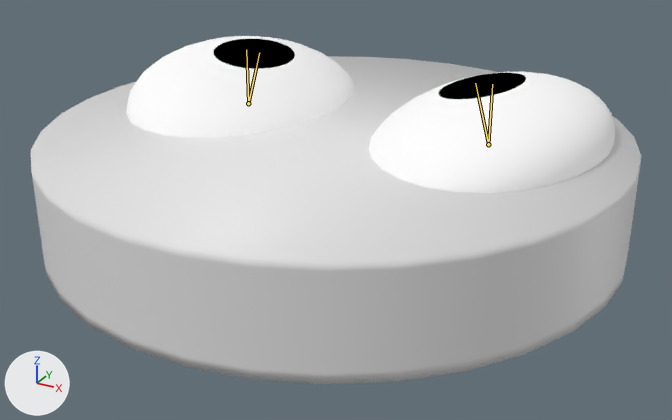
Two versions of the Blender file Assets/Models/Ball.blend, one commit apart.
Both versions are drawn from a 50 mm camera at (1.46, -2.651, 1.203) aimed at (0.043, -0.076, -0.085). Every picture has the same lights, and +X, +Y and +Z are marked at lower left. The bones that bend it are drawn over the model as lines.
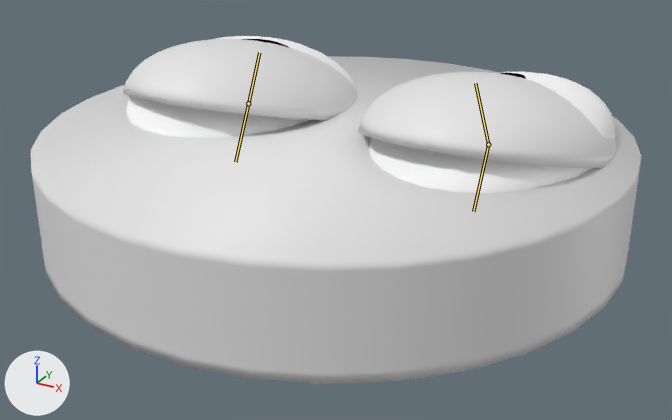
The newer file adds an action. The first version stands in its rest pose; the second is drawn at frame 30 of the action 'tired'.

The change, as a list of edits to the scene's bpy script:
```text
Change bone_bone:
    where bone_bone = bpy.data.objects['Armature.001'].pose.bones['Bone']
    bone_bone.rotation_quaternion: (1.0, 0.0, 0.0, 0.0) -> (0.098, 0.995, 0.0, 0.0)  # degrees (0, 0, 0) -> degrees (169, 0, 0)
Change bone_bone_001:
    where bone_bone_001 = bpy.data.objects['Armature.001'].pose.bones['Bone.001']
    bone_bone_001.rotation_quaternion: (1.0, 0.0, 0.0, 0.0) -> (0.098, 0.995, 0.0, 0.0)  # degrees (0, 0, 0) -> degrees (169, 0, 0)
```

Location of each change, [x1, y1, x2, y2] in pixels of the pictures (672 x 420 px):
'Sphere.002', posed (not visible before): after [358, 72, 616, 168]
'Sphere.001', posed (not visible before): after [123, 39, 357, 120]
'Sphere.003', unchanged, covered by the edit: [369, 71, 615, 193] in both
'Sphere', unchanged, covered by the edit: [126, 36, 355, 138] in both
bone 'Bone', root to tip: before (248, 103) to (246, 49); after (248, 103) to (235, 162)
bone 'Bone.001', root to tip: before (488, 144) to (492, 84); after (488, 144) to (473, 211)
